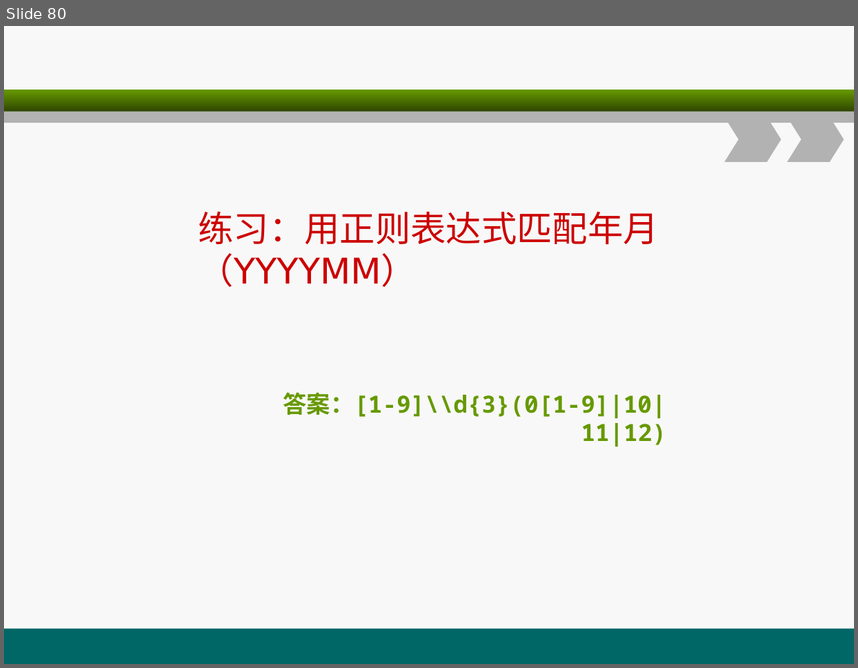
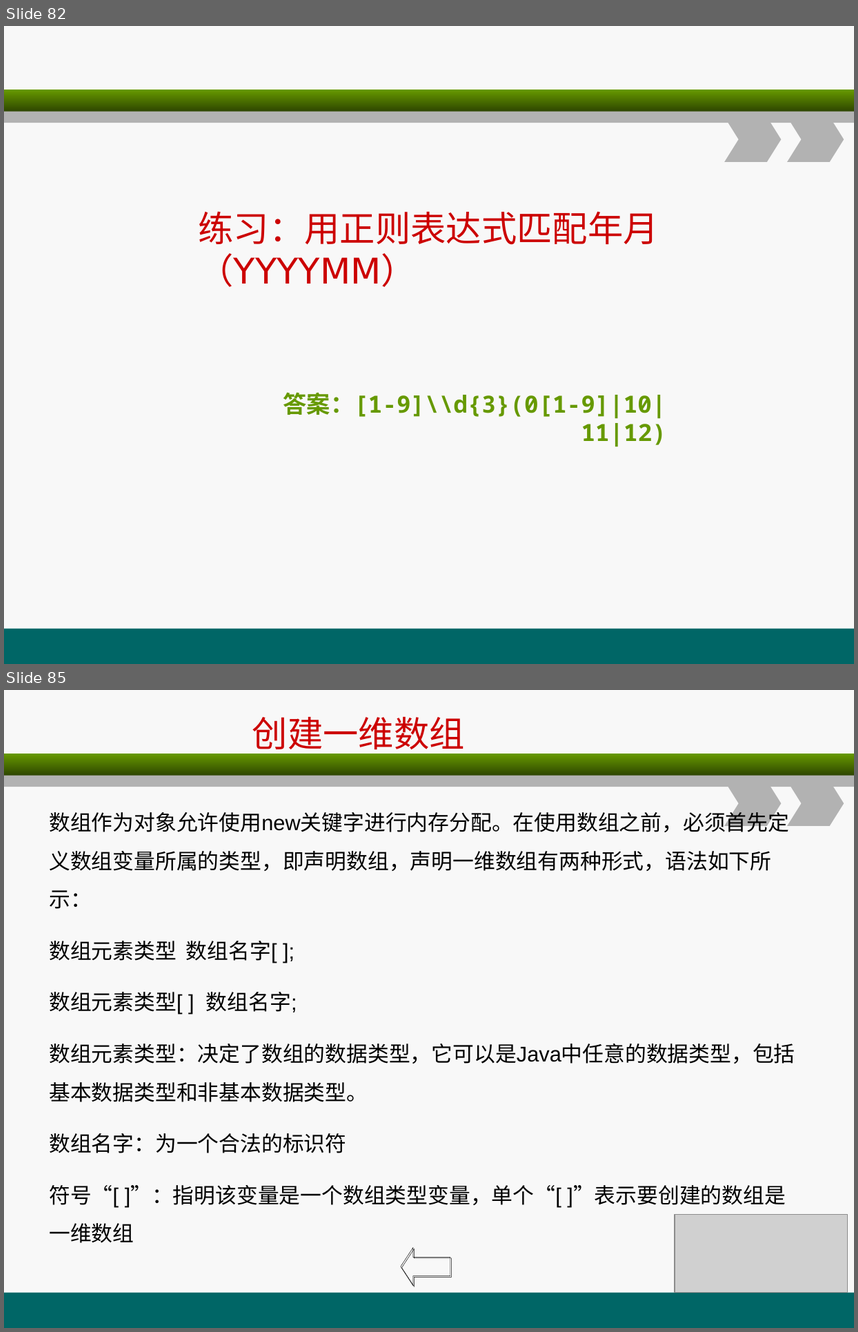
Before and after one commit to christwei/gitDoc, a slide deck: 课件/环宇/java编程基础/A2.ppt. Shown one above the other, each under a label of ours: slide 80 before the commit, slides 82 and 85 after it; the slides between them are not shown. The pictures are 858x668 and 858x1332 pixels, drawn with LibreOffice and Linux fonts; fonts in the diff are those of the drawing; grey boxes stand for pictures. Boxes give left, top, right and bottom in pixels: in the first picture for what was removed or moved away, otherwise in the second. Text is boxed around its words. In the diff, an @@ line names an element or a change of style, - is before the commit and + after.

```diff
--- a/课件/环宇/java编程基础/A2.ppt
+++ b/课件/环宇/java编程基础/A2.ppt
@@ slide 85 added at (x1=4, y1=690, x2=854, y2=1328), background #F8F8F8; not listed: 5 template elements that a slide beside it also shows @@
@@ title added at (x1=252, y1=717, x2=465, y2=756), 30 pt, text #CC0000 @@
+创建一维数组
@@ text added at (x1=49, y1=809, x2=795, y2=1208), 18 pt, text #000000 @@
+数组作为对象允许使用new关键字进行内存分配。在使用数组之前，必须首先定义数组变量所属的类型，即声明数组，声明一维数组有两种形式，语法如下所示：
+数组元素类型 数组名字[ ];
+数组元素类型[ ] 数组名字;
+数组元素类型：决定了数组的数据类型，它可以是Java中任意的数据类型，包括基本数据类型和非基本数据类型。
+数组名字：为一个合法的标识符
+符号“[ ]”：指明该变量是一个数组类型变量，单个“[ ]”表示要创建的数组是一维数组
@@ picture added at (x1=675, y1=1214, x2=848, y2=1292) @@
@@ left arrow added at (x1=401, y1=1248, x2=450, y2=1285), outline #000000 0.26 pt @@
@@ what was slide 80 is now slide 82 @@
```
Also in this commit, not shown: 3 slides changed, 13 other slides added, 3 other files.
